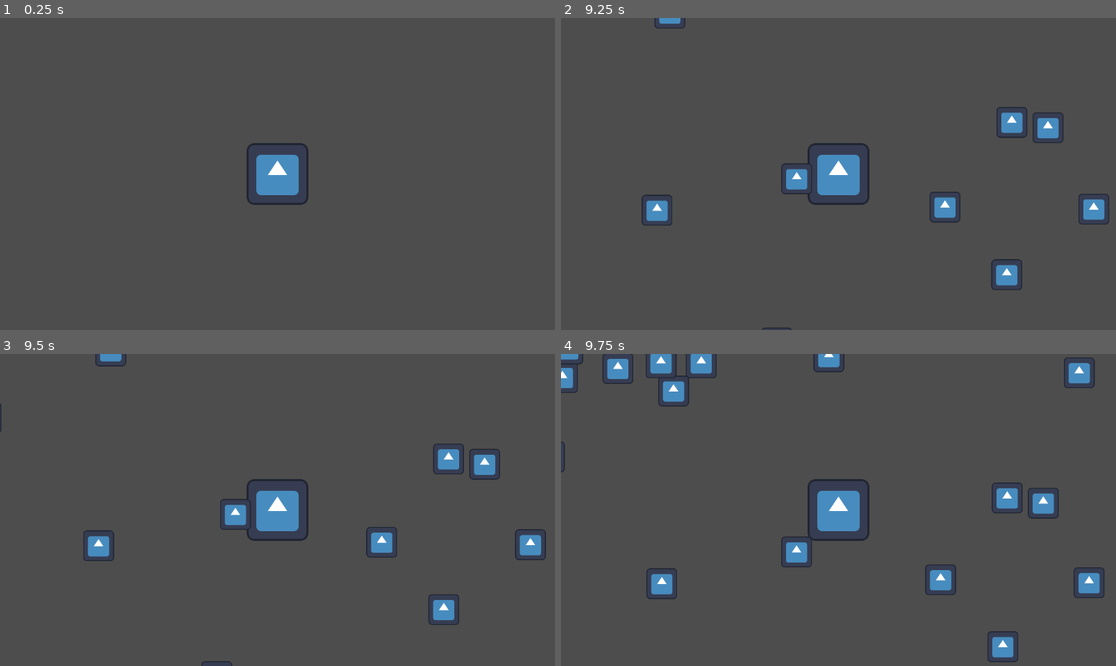
Above: before the commit, frames 1-4 (two rows, left to right).
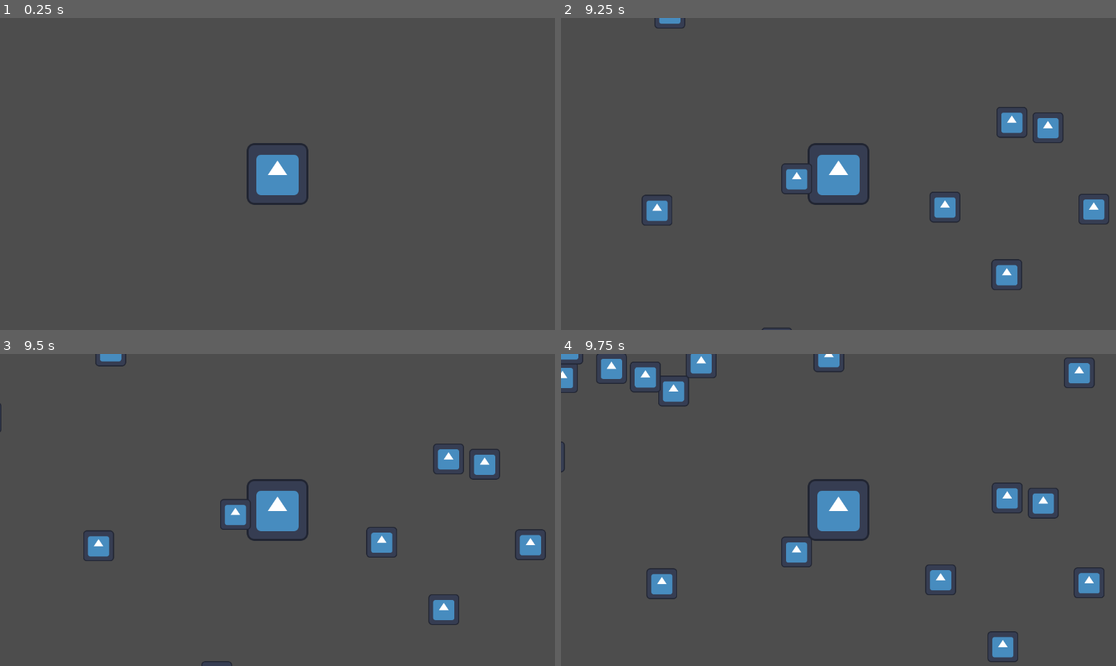
Above: after the commit, the same moments.

Repository: Justin217X/MonsterMash
Game: Godot game, scene res://World/world.tscn
Same seed, same stepped clock (60 frames per second), same inputs: the game is played once before the commit and once after it. This scene is started directly instead of the project's main scene. The engine's default icon, where the game draws it, is replaced by a stand-in: a white triangle on a blue panel in a dark square.
Inputs:
- Up to frame 1 (0.25 s): no input
- Up to frame 2 (9.25 s): tap Enter at 0.5 s; hold D (right) 0.53-1.28 s; tap Space at 1.25 s; hold S (down) 1.28-2.03 s; hold D (right) 2.03-2.78 s; hold W (up) 2.78-3.53 s; hold A (left) 3.53-5.03 s; hold S (down) 5.03-5.78 s; hold D (right) 5.78-6.53 s; hold W (up) 6.53-7.28 s; hold D (right) 7.28-8.03 s; hold S (down) 8.03-8.78 s; hold A (left) from 8.78 s (still down)
- Up to frame 3 (9.5 s): keep holding A (left)
- Up to frame 4 (9.75 s): release A (left) at 9.53 s; hold W (up) from 9.53 s (still down)

Frames 1-3 are identical in both runs. In frame 4, 0.8% of the frame differs, in the area x 6-21%, y 0-13%.

Commit message:
Implemented HitBoxes and HurtBoxes
- Created HitBoxes and HurtBoxes.
- Implemented said HitBoxes and HurtBoxes onto the player and enemy

Diff:
--- a/Enemy/enemy.gd
+++ b/Enemy/enemy.gd
@@ -2,6 +2,7 @@
 
 
 @export var movement_speed = 20.0
+@export var hp = 10
 var player_position
 
 @onready var player = get_tree().get_first_node_in_group("player")
@@ -10,3 +11,9 @@
 	var direction = global_position.direction_to(player.global_position)
 	velocity = direction*movement_speed
 	move_and_slide()
+
+
+func _on_hurt_box_hurt(damage):
+	hp -= damage
+	if hp <= 0:
+		queue_free()
--- a/Enemy/enemy.tscn
+++ b/Enemy/enemy.tscn
@@ -1,10 +1,18 @@
-[gd_scene load_steps=4 format=3 uid="uid://dsavthkl5jgqp"]
+[gd_scene load_steps=8 format=3 uid="uid://dsavthkl5jgqp"]
 
 [ext_resource type="Script" path="res://Enemy/enemy.gd" id="1_2iv0f"]
 [ext_resource type="Texture2D" uid="uid://cc5amojnwk0dk" path="res://icon.svg" id="2_daqcc"]
+[ext_resource type="PackedScene" uid="uid://bkemc1h4oq8c2" path="res://Utility/hurt_box.tscn" id="3_jfcag"]
+[ext_resource type="PackedScene" uid="uid://cdhtocyxyibfu" path="res://Utility/hit_box.tscn" id="4_hm44c"]
 
 [sub_resource type="RectangleShape2D" id="RectangleShape2D_noq8q"]
 size = Vector2(58, 58)
+
+[sub_resource type="RectangleShape2D" id="RectangleShape2D_0v5yx"]
+size = Vector2(62, 62)
+
+[sub_resource type="RectangleShape2D" id="RectangleShape2D_tg5pc"]
+size = Vector2(54, 62)
 
 [node name="Enemy_type_weak" type="CharacterBody2D"]
 position = Vector2(488, 226)
@@ -15,4 +23,23 @@
 texture = ExtResource("2_daqcc")
 
 [node name="CollisionShape2D" type="CollisionShape2D" parent="."]
+visible = false
 shape = SubResource("RectangleShape2D_noq8q")
+
+[node name="HurtBox" parent="." instance=ExtResource("3_jfcag")]
+visible = false
+collision_mask = 4
+
+[node name="CollisionShape2D" parent="HurtBox" index="0"]
+shape = SubResource("RectangleShape2D_0v5yx")
+
+[node name="HitBox" parent="." instance=ExtResource("4_hm44c")]
+collision_layer = 2
+
+[node name="CollisionShape2D" parent="HitBox" index="0"]
+shape = SubResource("RectangleShape2D_tg5pc")
+
+[connection signal="hurt" from="HurtBox" to="." method="_on_hurt_box_hurt"]
+
+[editable path="HurtBox"]
+[editable path="HitBox"]
--- a/Player/player.gd
+++ b/Player/player.gd
@@ -2,6 +2,7 @@
 
 
 var movement_speed = 400.0
+var hp = 80
 
 func _physics_process(delta):
 	movement()
@@ -12,3 +13,8 @@
 	var mov = Vector2(x_mov, y_mov)
 	velocity = mov.normalized()*movement_speed
 	move_and_slide()
+
+
+func _on_hurt_box_hurt(damage):
+	hp -= damage
+	print(hp)
--- a/Player/player.tscn
+++ b/Player/player.tscn
@@ -1,10 +1,14 @@
-[gd_scene load_steps=4 format=3 uid="uid://d1gjhqwn3oxaj"]
+[gd_scene load_steps=6 format=3 uid="uid://d1gjhqwn3oxaj"]
 
 [ext_resource type="Script" path="res://Player/player.gd" id="1_7okhk"]
 [ext_resource type="Texture2D" uid="uid://cc5amojnwk0dk" path="res://icon.svg" id="2_52iq4"]
+[ext_resource type="PackedScene" uid="uid://bkemc1h4oq8c2" path="res://Utility/hurt_box.tscn" id="3_pr3sp"]
 
 [sub_resource type="RectangleShape2D" id="RectangleShape2D_2jeav"]
 size = Vector2(116, 117)
+
+[sub_resource type="RectangleShape2D" id="RectangleShape2D_hnahh"]
+size = Vector2(95, 123)
 
 [node name="Player" type="CharacterBody2D" groups=["player"]]
 motion_mode = 1
@@ -16,4 +20,16 @@
 [node name="Camera2D" type="Camera2D" parent="."]
 
 [node name="CollisionShape2D" type="CollisionShape2D" parent="."]
+visible = false
 shape = SubResource("RectangleShape2D_2jeav")
+
+[node name="HurtBox" parent="." instance=ExtResource("3_pr3sp")]
+collision_mask = 2
+
+[node name="CollisionShape2D" parent="HurtBox" index="0"]
+position = Vector2(0.5, -0.5)
+shape = SubResource("RectangleShape2D_hnahh")
+
+[connection signal="hurt" from="HurtBox" to="." method="_on_hurt_box_hurt"]
+
+[editable path="HurtBox"]
--- /dev/null
+++ b/Utility/hit_box.gd
@@ -0,0 +1,13 @@
+extends Area2D
+
+@export var damage = 1
+@onready var collision = $CollisionShape2D
+@onready var disableTimer = $DisableHitBoxTimer
+
+func tempdisable():
+	collision.call_deferred("set", "disabled", true)
+	disableTimer.start()
+
+
+func _on_disable_hit_box_timer_timeout():
+	collision.call_deferred("set", "disabled", false)
--- /dev/null
+++ b/Utility/hit_box.tscn
@@ -0,0 +1,16 @@
+[gd_scene load_steps=2 format=3 uid="uid://cdhtocyxyibfu"]
+
+[ext_resource type="Script" path="res://Utility/hit_box.gd" id="1_0ydkp"]
+
+[node name="HitBox" type="Area2D" groups=["attack"]]
+collision_layer = 0
+collision_mask = 0
+script = ExtResource("1_0ydkp")
+
+[node name="CollisionShape2D" type="CollisionShape2D" parent="."]
+
+[node name="DisableHitBoxTimer" type="Timer" parent="."]
+wait_time = 0.5
+one_shot = true
+
+[connection signal="timeout" from="DisableHitBoxTimer" to="." method="_on_disable_hit_box_timer_timeout"]
--- /dev/null
+++ b/Utility/hurt_box.gd
@@ -0,0 +1,27 @@
+extends Area2D
+
+@export_enum("Cooldown", "HitOnce", "DisableHitBox") var HurtBoxType = 0
+
+@onready var collision = $CollisionShape2D
+@onready var disableTimer = $DisableTimer
+
+signal hurt(damage)
+
+func _on_area_entered(area):
+	if area.is_in_group("attack"):
+		if not area.get("damage") == null:
+			match HurtBoxType:
+				0: #Cooldown
+					collision.call_deferred("set", "disabled", true)
+					disableTimer.start()
+				1: #HitOnce
+					pass
+				2: #DisableHitBox
+					if area.has_method("tempdisable"):
+						area.tempdisable()
+			var damage = area.damage
+			emit_signal("hurt", damage)
+
+
+func _on_disable_timer_timeout():
+	collision.call_deferred("set", "disabled", false)
--- /dev/null
+++ b/Utility/hurt_box.tscn
@@ -0,0 +1,16 @@
+[gd_scene load_steps=2 format=3 uid="uid://bkemc1h4oq8c2"]
+
+[ext_resource type="Script" path="res://Utility/hurt_box.gd" id="1_7wpo4"]
+
+[node name="HurtBox" type="Area2D"]
+collision_layer = 0
+collision_mask = 0
+script = ExtResource("1_7wpo4")
+
+[node name="CollisionShape2D" type="CollisionShape2D" parent="."]
+
+[node name="DisableTimer" type="Timer" parent="."]
+wait_time = 0.5
+
+[connection signal="area_entered" from="." to="." method="_on_area_entered"]
+[connection signal="timeout" from="DisableTimer" to="." method="_on_disable_timer_timeout"]
--- a/project.godot
+++ b/project.godot
@@ -18,6 +18,7 @@
 [global_group]
 
 player="this is the player only"
+attack=""
 
 [input]
 
@@ -41,3 +42,10 @@
 "events": [Object(InputEventKey,"resource_local_to_scene":false,"resource_name":"","device":-1,"window_id":0,"alt_press …(192 unchanged characters)…
 ]
 }
+
+[layer_names]
+
+2d_physics/layer_1="World"
+2d_physics/layer_2="Player"
+2d_physics/layer_3="Enemy"
+2d_physics/layer_4="Loot"
